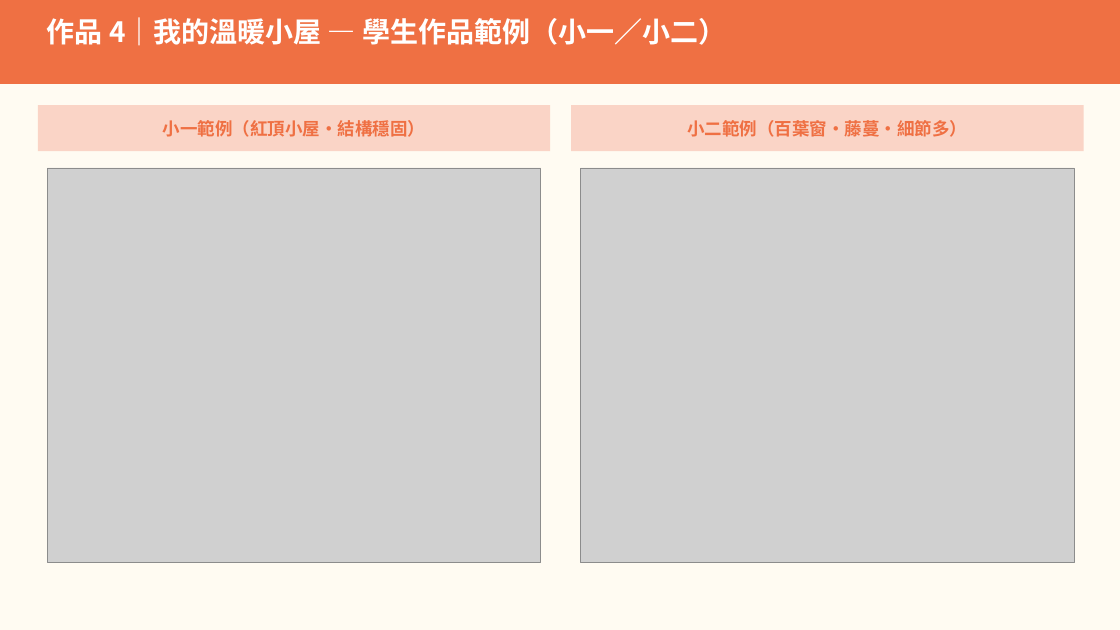
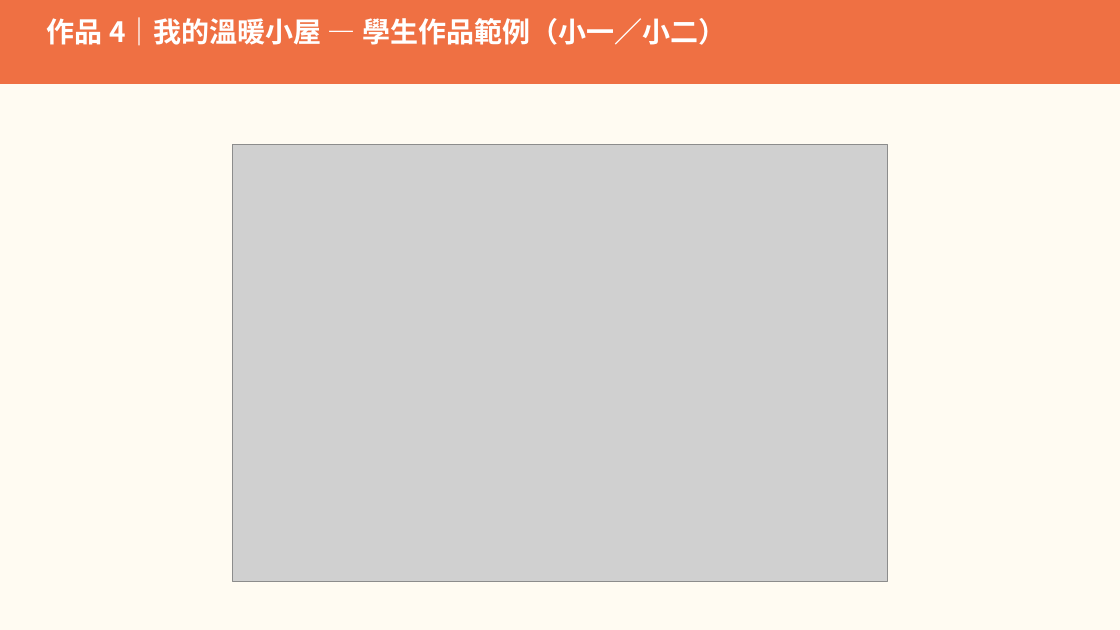
Before and after one commit to serina168/mandala-beginner, a slide deck: slide 16 of 16週兒童藝術生命教育課程_上課簡報.pptx. Drawn at 1120x630 pixels with LibreOffice and Linux fonts; fonts in the diff are those of the drawing; grey boxes stand for pictures. Boxes give left, top, right and bottom in pixels: in the first picture for what was removed or moved away, otherwise in the second. Text is boxed around its words. In the diff, an @@ line names an element or a change of style, - is before the commit and + after.

```diff
--- a/16週兒童藝術生命教育課程_上課簡報.pptx
+++ b/16週兒童藝術生命教育課程_上課簡報.pptx
@@ rectangle removed at [38, 105, 550, 151] @@
@@ rectangle removed at [571, 105, 1084, 151] @@
@@ text removed at [163, 120, 425, 137] @@
-小一範例（紅頂小屋・結構穩固）
@@ picture added at [233, 145, 888, 581] @@
@@ text removed at [687, 120, 967, 137] @@
-小二範例（百葉窗・藤蔓・細節多）
@@ picture removed at [47, 168, 541, 563] @@
@@ picture removed at [581, 168, 1075, 563] @@
```
Also in this commit, not shown: 8 other slides changed, 12 other files.
